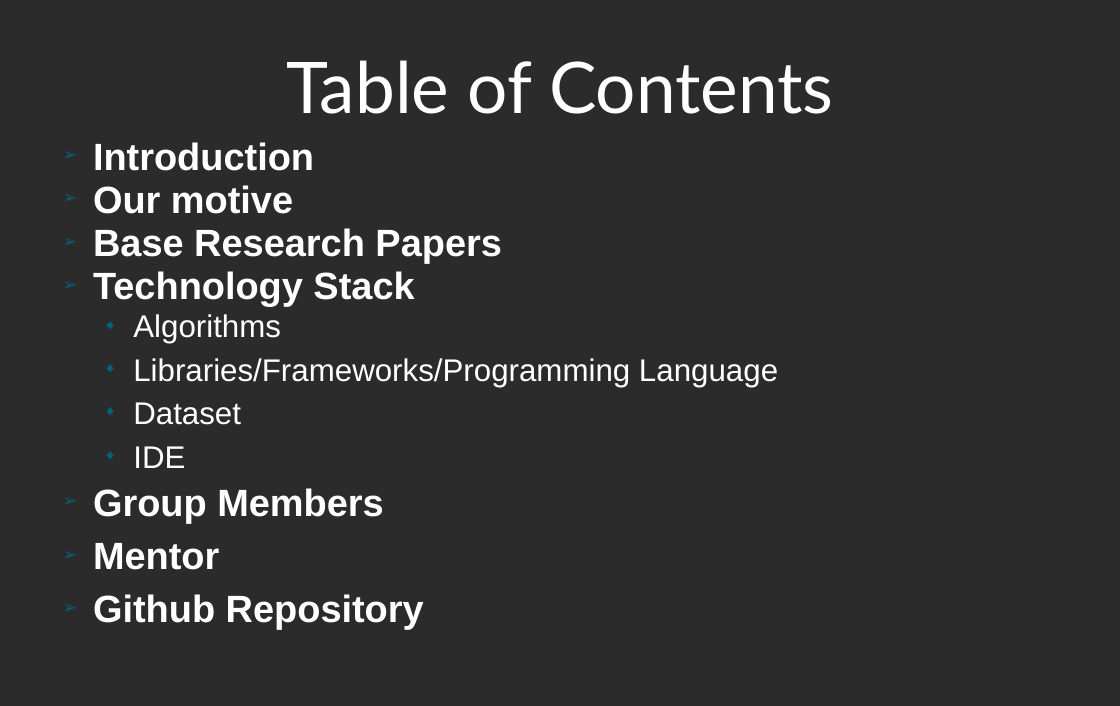
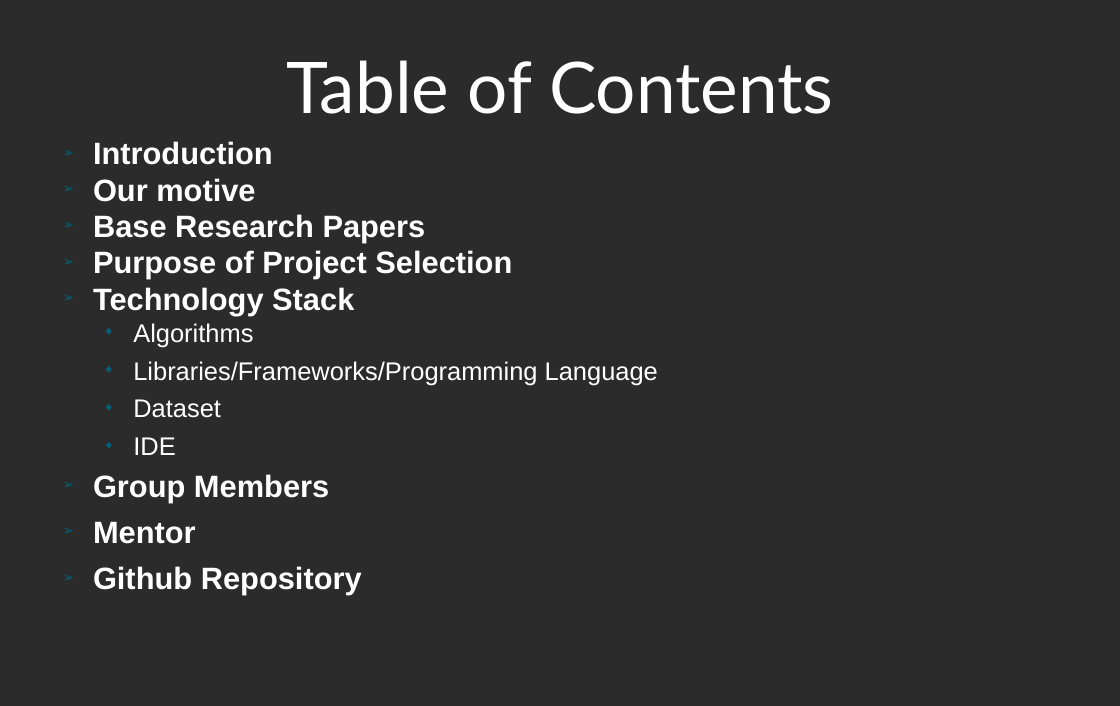
Before and after one commit to samacker77/Major-Project-Final, a slide deck: slide 2 of Presentations/01 - Presentation 15 Oct 2018.odp. Drawn at 1120x706 pixels with LibreOffice and Linux fonts; fonts in the diff are those of the drawing; background and template pictures are left out; a plain dark background stands for a picture behind light text. Boxes give left, top, right and bottom in pixels: in the first picture for what was removed or moved away, otherwise in the second. Text is boxed around its words. In the diff, an @@ line names an element or a change of style, - is before the commit and + after.

```diff
--- a/Presentations/01 - Presentation 15 Oct 2018.odp
+++ b/Presentations/01 - Presentation 15 Oct 2018.odp
@@ text at <box>93,141,658,595</box>: size 32 to 26 pt in "Introduction", "Our motive", "Base Research Papers", "Technology Stack" and 3 more places; size 26.4 to 21.4 pt in "Algorithms", "Libraries/Frameworks/Programming Language", "Dataset", "IDE" @@
@@ text at <box>93,250,512,279</box>: paragraph added @@
+➢ Purpose of Project Selection
```
Also in this commit, not shown: 2 other slides changed.
